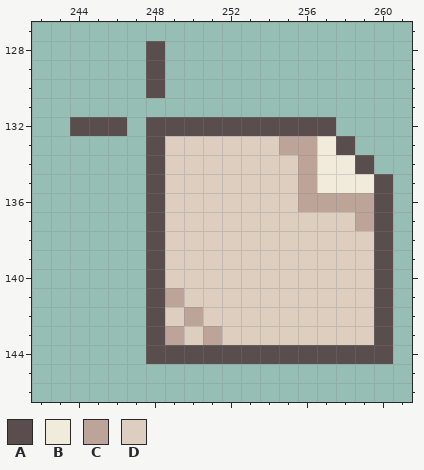
Pixel-art file: assets/ui/skin.aseprite. The picture above was drawn from the file before the commit.
320x232 pixels, 1 frame. Colours within 5 levels of each other are drawn and written as one. Shown: x 242..261, y 127..146. The commit also changed other parts of the picture, which this record leaves out.
Palette (. is transparent): A #594d4d  B #f1ebdb  C #bda499  D #ddcebf
Pixels before, first column x 244:
128 ....A............
129 ....A............
130 ....A............
131 .................
132 AAA.AAAAAAAAAA...
133 ....ADDDDDDCCBA..
134 ....ADDDDDDDCBBA.
135 ....ADDDDDDDCBBBA
136 ....ADDDDDDDCCCCA
137 ....ADDDDDDDDDDCA
138 ....ADDDDDDDDDDDA
139 ....ADDDDDDDDDDDA
140 ....ADDDDDDDDDDDA
141 ....ACDDDDDDDDDDA
142 ....ADCDDDDDDDDDA
143 ....ACDCDDDDDDDDA
144 ....AAAAAAAAAAAAA
Once edited:
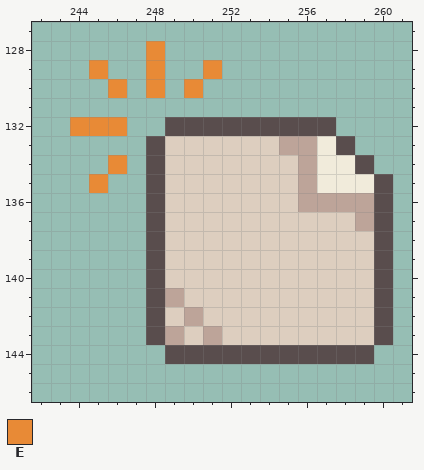
Colours new in this view: E #e88a36
From old to new:
Changed rows in their new state; - is an unchanged pixel.
Layer "Skin (dibuja aquí)":
first column x 244:
128 ----E---
129 -E--E--E
130 --E-E-E-
132 EEE-.---
134 --E-----
135 -E------
first column x 248:
144 .-----------.
